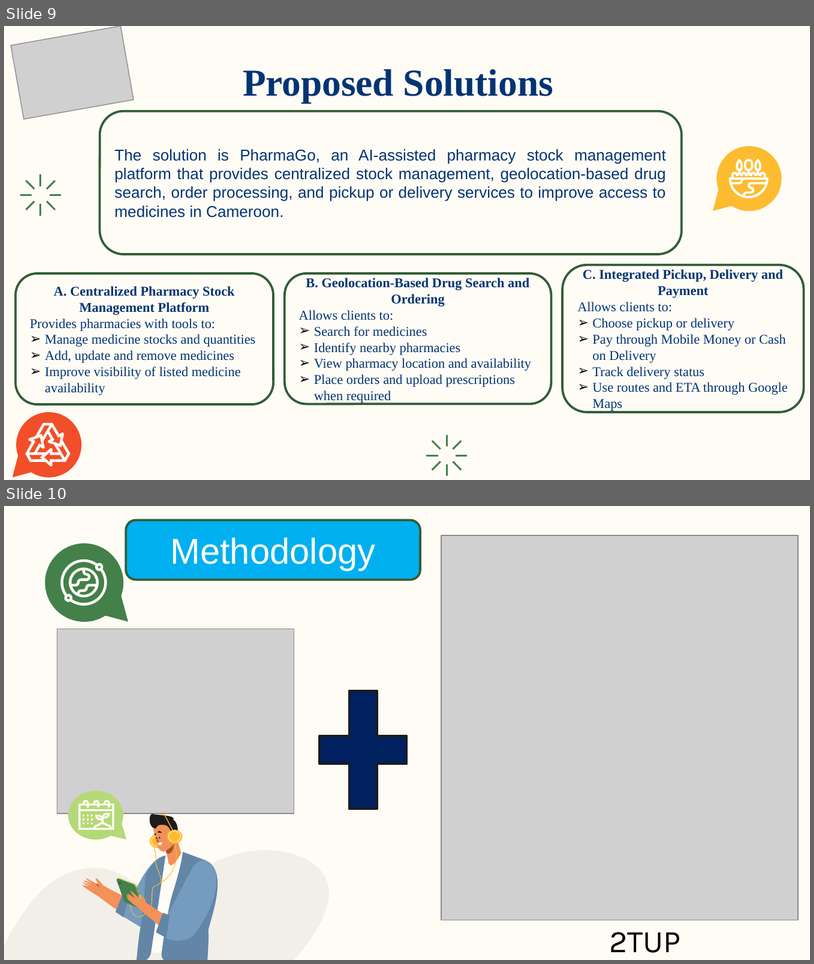
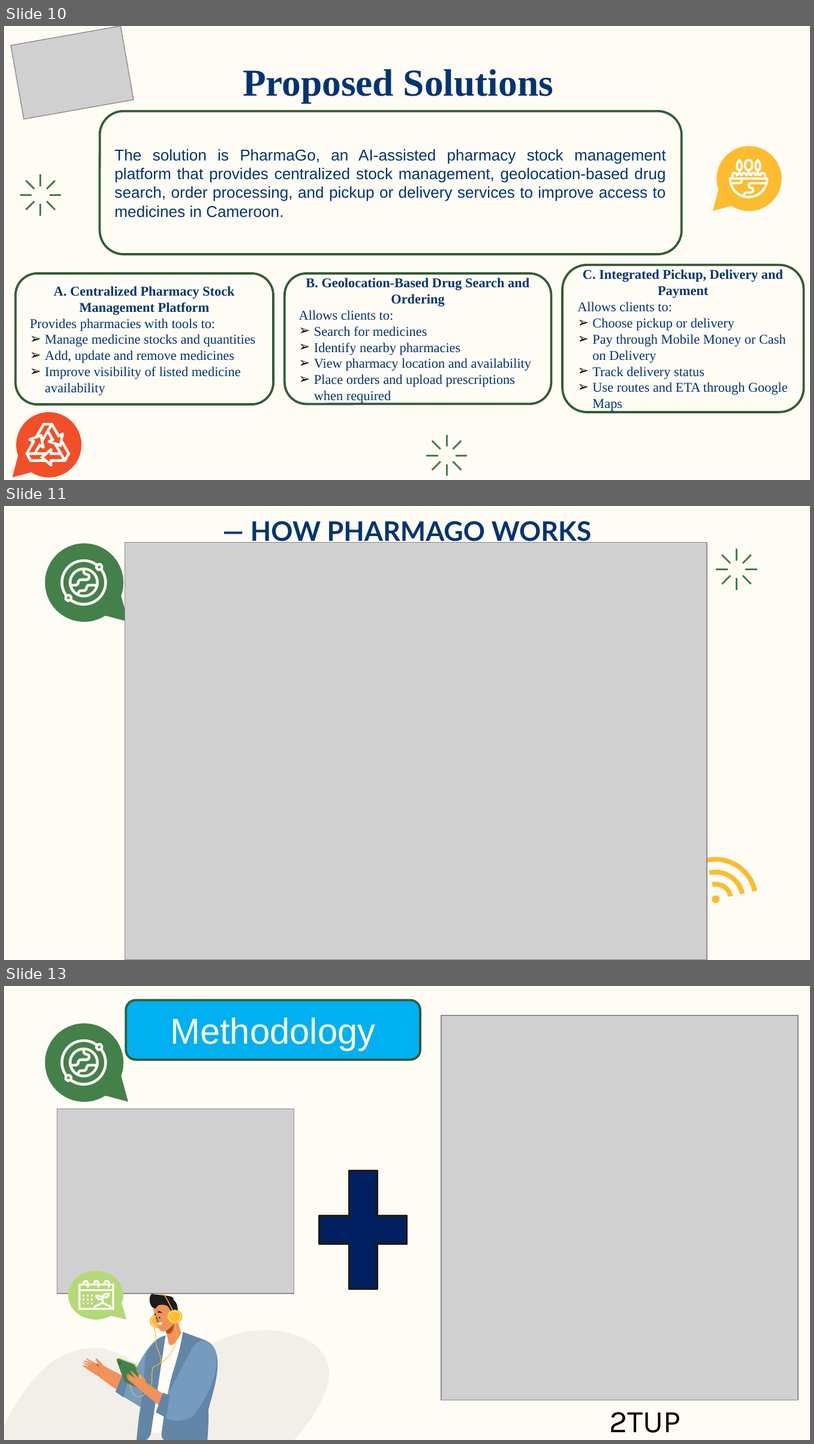
Before and after one commit to Nsan-237/PharmaGo, a slide deck: Pharma Finder.pptx. Shown one above the other, each under a label of ours: slides 9 and 10 before the commit, slides 10, 11 and 13 after it; the slides between them are not shown. The pictures are 814x964 and 814x1444 pixels, drawn with LibreOffice and Linux fonts; fonts in the diff are those of the drawing; grey boxes stand for pictures. Boxes give left, top, right and bottom in pixels: in the first picture for what was removed or moved away, otherwise in the second. Text is boxed around its words. In the diff, an @@ line names an element or a change of style, - is before the commit and + after.

```diff
--- a/Pharma Finder.pptx
+++ b/Pharma Finder.pptx
@@ slide 11 added at bbox=[4, 506, 810, 960], background #FFFCF6; not listed: 4 template elements that a slide beside it also shows @@
@@ title added at bbox=[251, 521, 592, 546], 24 pt, text #023473, bold @@
+— HOW PHARMAGO WORKS
@@ picture added at bbox=[125, 542, 707, 959] @@
@@ group added at bbox=[716, 549, 758, 590]: 8 freeform shapes @@
@@ group added at bbox=[707, 857, 757, 904]: 4 freeform shapes @@
@@ what was slide 9 is now slide 10 @@
@@ what was slide 10 is now slide 13 @@
```
Also in this commit, not shown: 6 slides changed, 4 other slides added, 1 slide removed, 2 other files.
